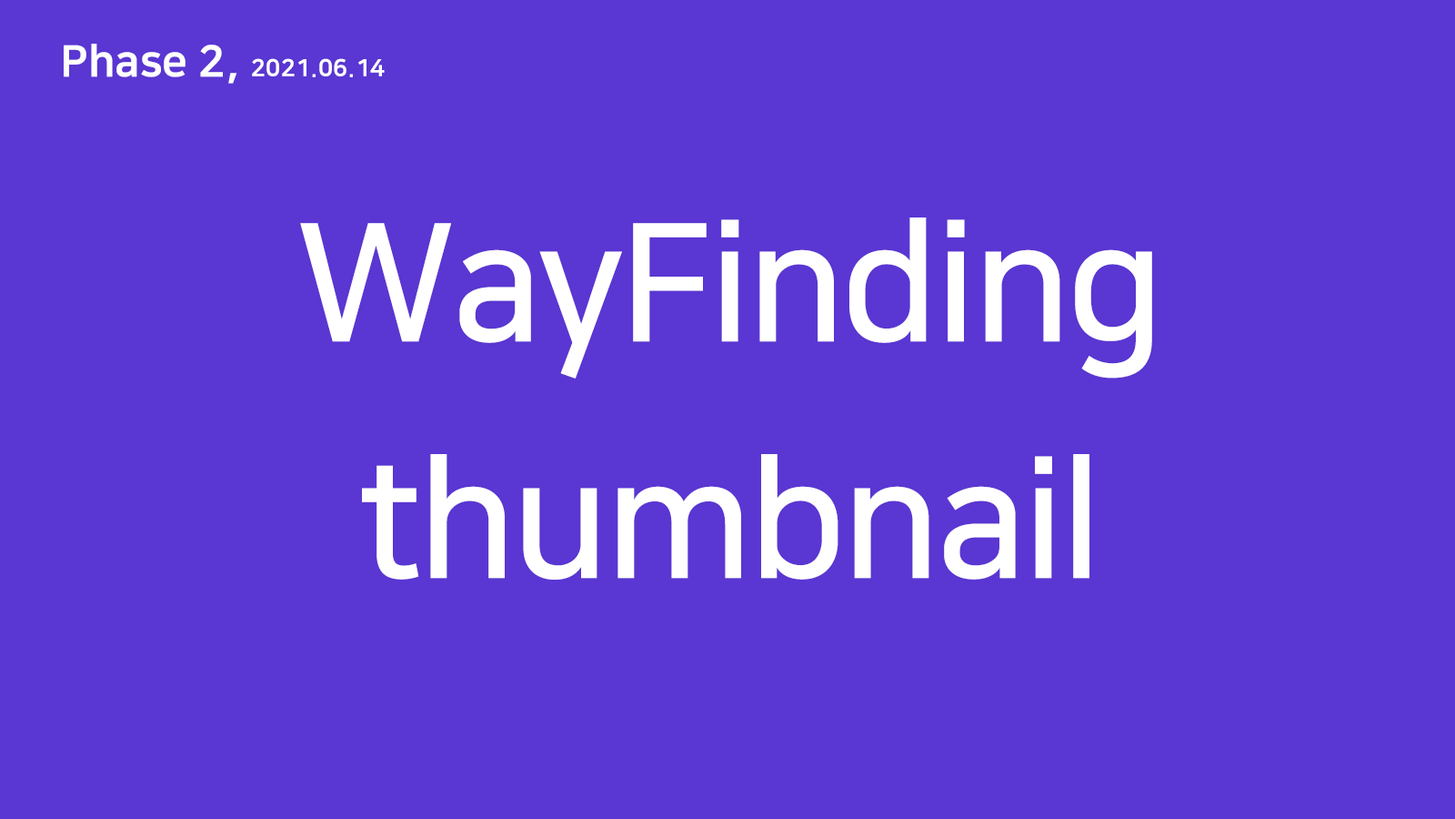
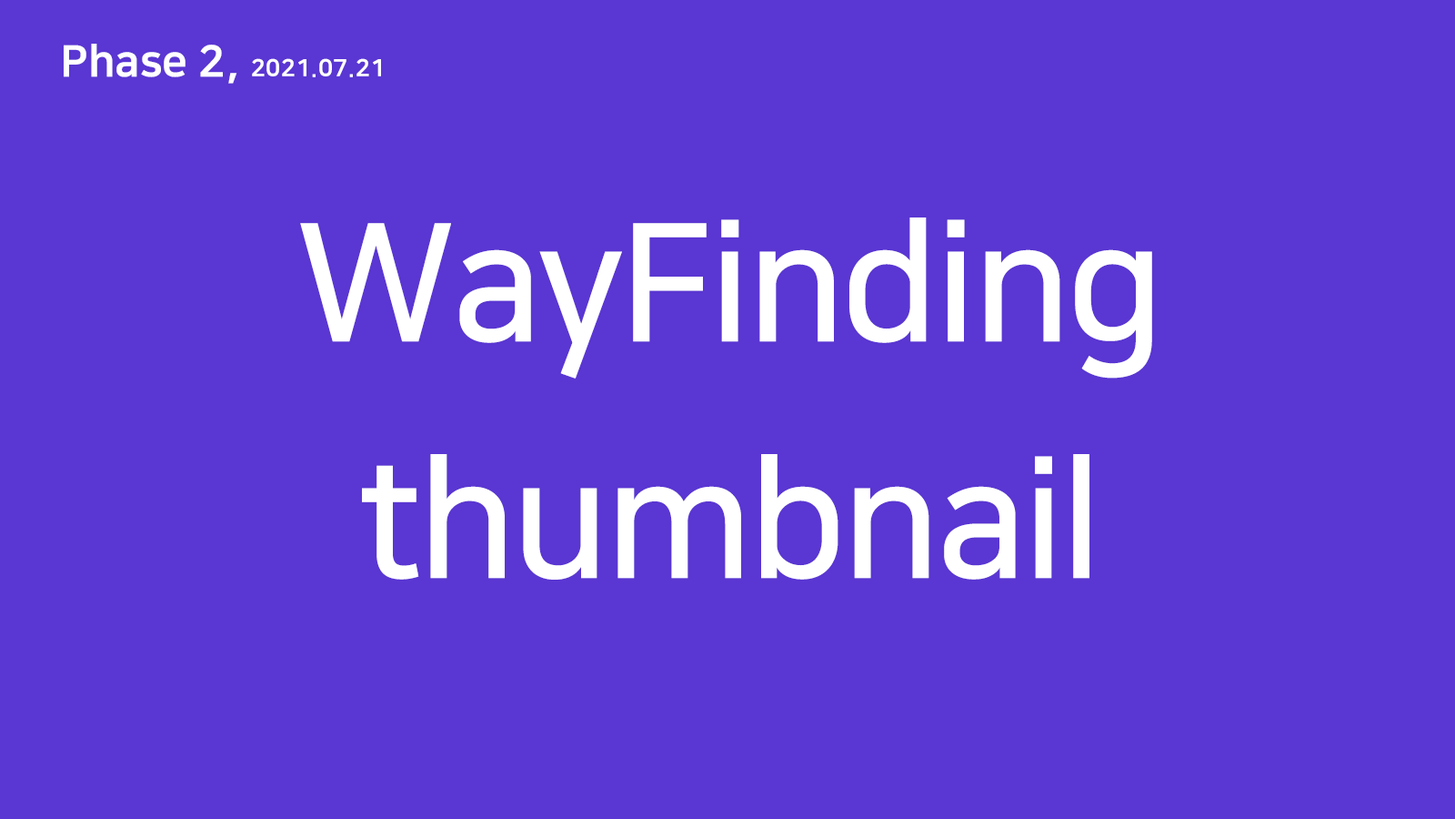
Two versions of the same layered image (1455 x 819). Layer-by-layer changes:
renamed "Phase 2, 2021.06.14" to "Phase 2, 2021.07.21", painted on it over (333, 58, 385, 77)
